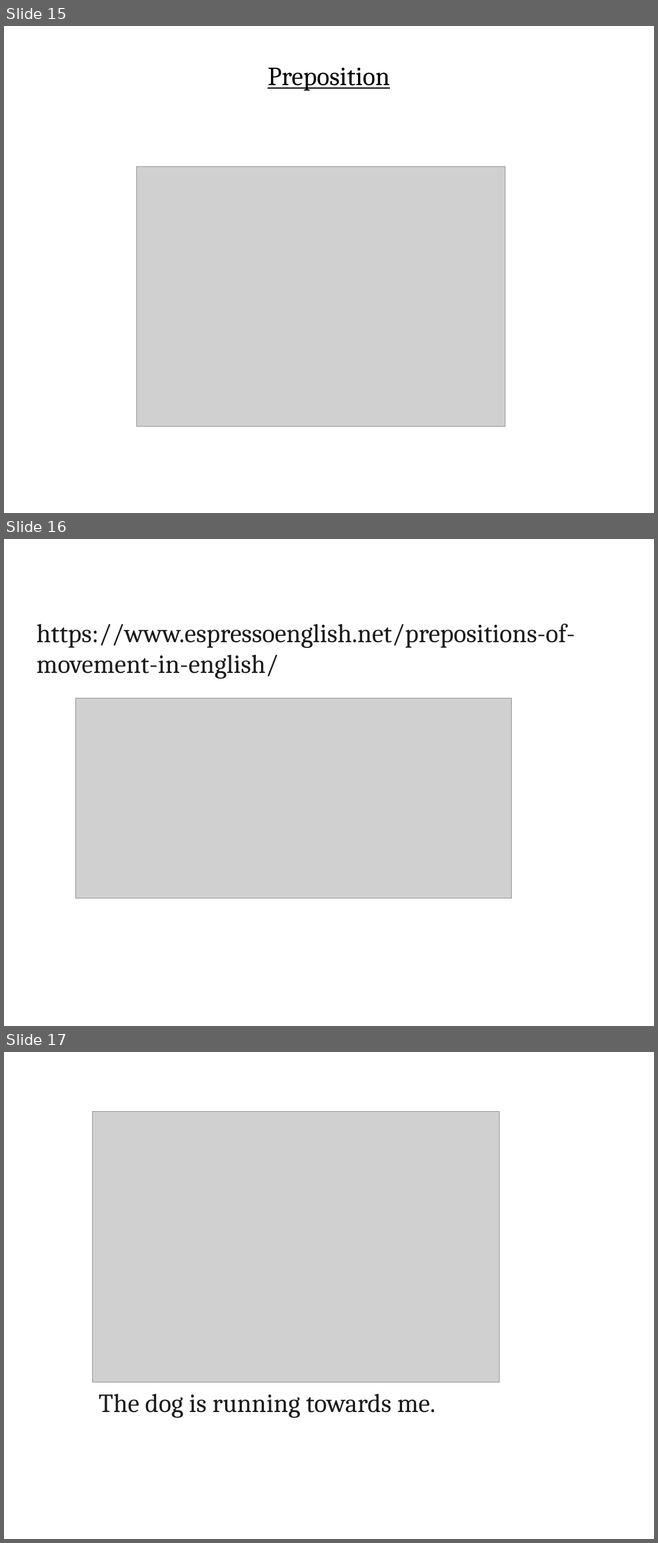
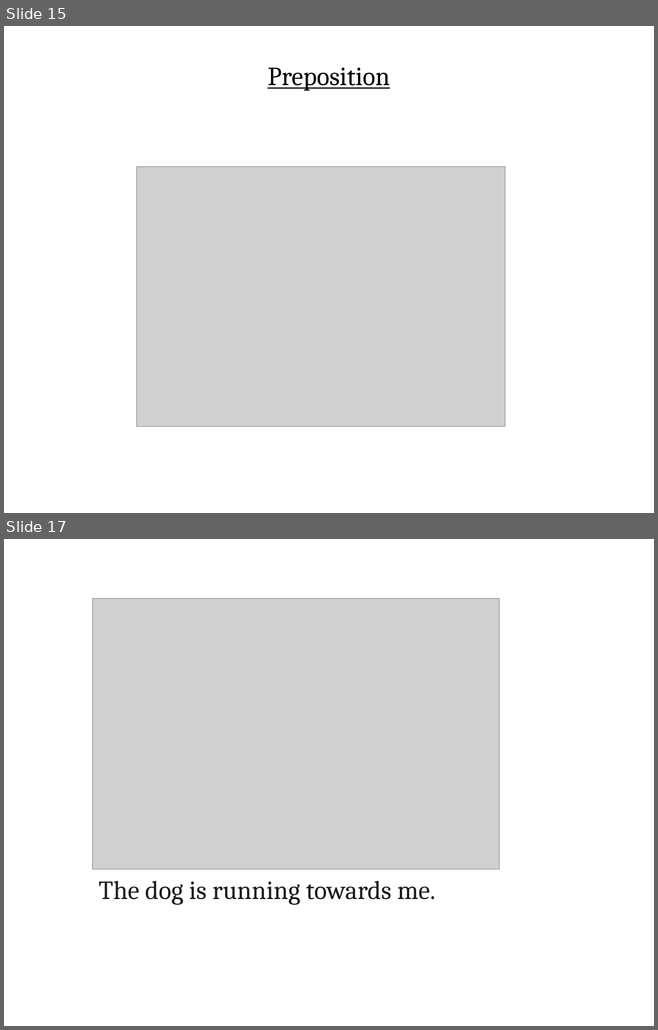
Before and after one commit to ADILp6/IBIT, a slide deck: Sunday_Tuesday_Thursday/Class_4_12February_2019/Lecture.ppt. Shown one above the other, each under a label of ours: slides 15, 16 and 17 before the commit, slides 15 and 17 after it; the slides between them are not shown. The pictures are 658x1543 and 658x1030 pixels, drawn with LibreOffice and Linux fonts; fonts in the diff are those of the drawing; grey boxes stand for pictures. Boxes give left, top, right and bottom in pixels: in the first picture for what was removed or moved away, otherwise in the second. Text is boxed around its words. In the diff, an @@ line names an element or a change of style, - is before the commit and + after.

```diff
--- a/Sunday_Tuesday_Thursday/Class_4_12February_2019/Lecture.ppt
+++ b/Sunday_Tuesday_Thursday/Class_4_12February_2019/Lecture.ppt
@@ slide 16 removed at (x1=4, y1=539, x2=654, y2=1026), background #FFFFFF @@
@@ text removed at (x1=36, y1=624, x2=575, y2=679) @@
-https://www.espressoenglish.net/prepositions-of-movement-in-english/
@@ picture removed at (x1=76, y1=698, x2=511, y2=899) @@
```
Also in this commit, not shown: 1 slide changed, 3 slides added, 1 other file.
